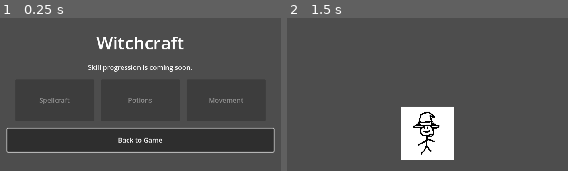
Above: before the commit, frames 1-2 (left to right).
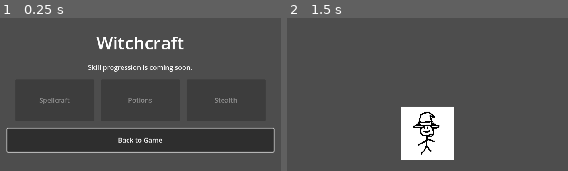
Above: after the commit, the same moments.

Repository: JStaed/COGS-Witch-Game
Game: Godot game, scene res://scenes/menus/skill_tree_menu.tscn
The game is run twice, just before and just after one commit, with the same random seed, the same clock (stepped at 60 frames per second) and the same inputs. This scene is started directly instead of the project's main scene. Sound files missing from this copy of the repository are replaced by a short silence.
Inputs:
- Up to frame 1 (0.25 s): no input
- Up to frame 2 (1.5 s): hold D (right) 0.53-1.25 s; click "Back to Game" at 1.25 s

The runs differ from the first frame. In frame 1, 0.2% of the frame differs, in the area x 74-87%, y 52-56%; in frame 2, nothing differs.

Commit message:
Changed Movement skill to Stealth

Diff:
--- a/scenes/menus/skill_tree_menu.tscn
+++ b/scenes/menus/skill_tree_menu.tscn
@@ -57,7 +57,7 @@
 custom_minimum_size = Vector2(190, 100)
 layout_mode = 2
 disabled = true
-text = "Movement"
+text = "Stealth"
 
 [node name="BackButton" type="Button" parent="CenterContainer/MenuContent" unique_id=938419944]
 custom_minimum_size = Vector2(0, 56)
